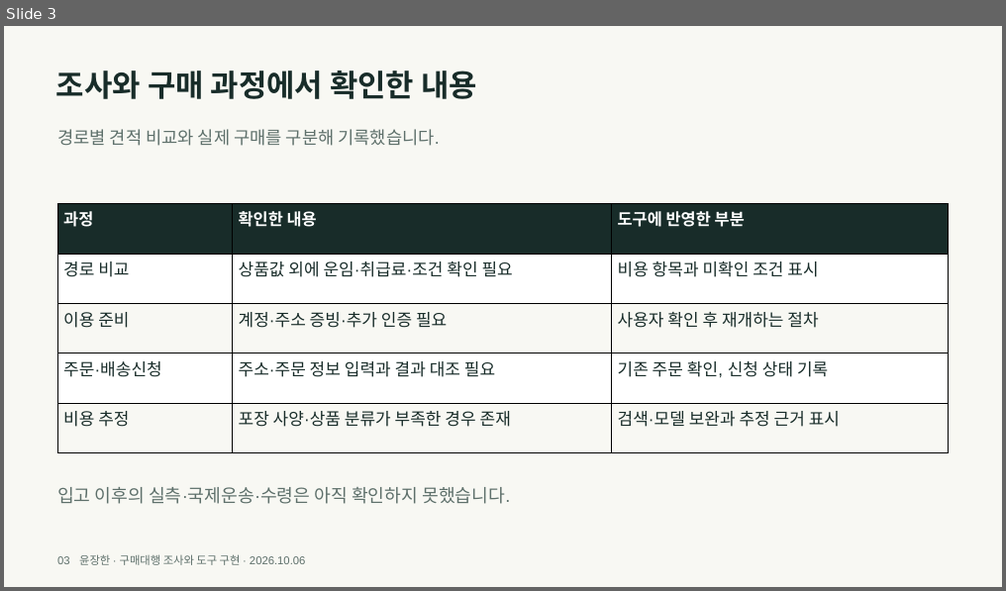
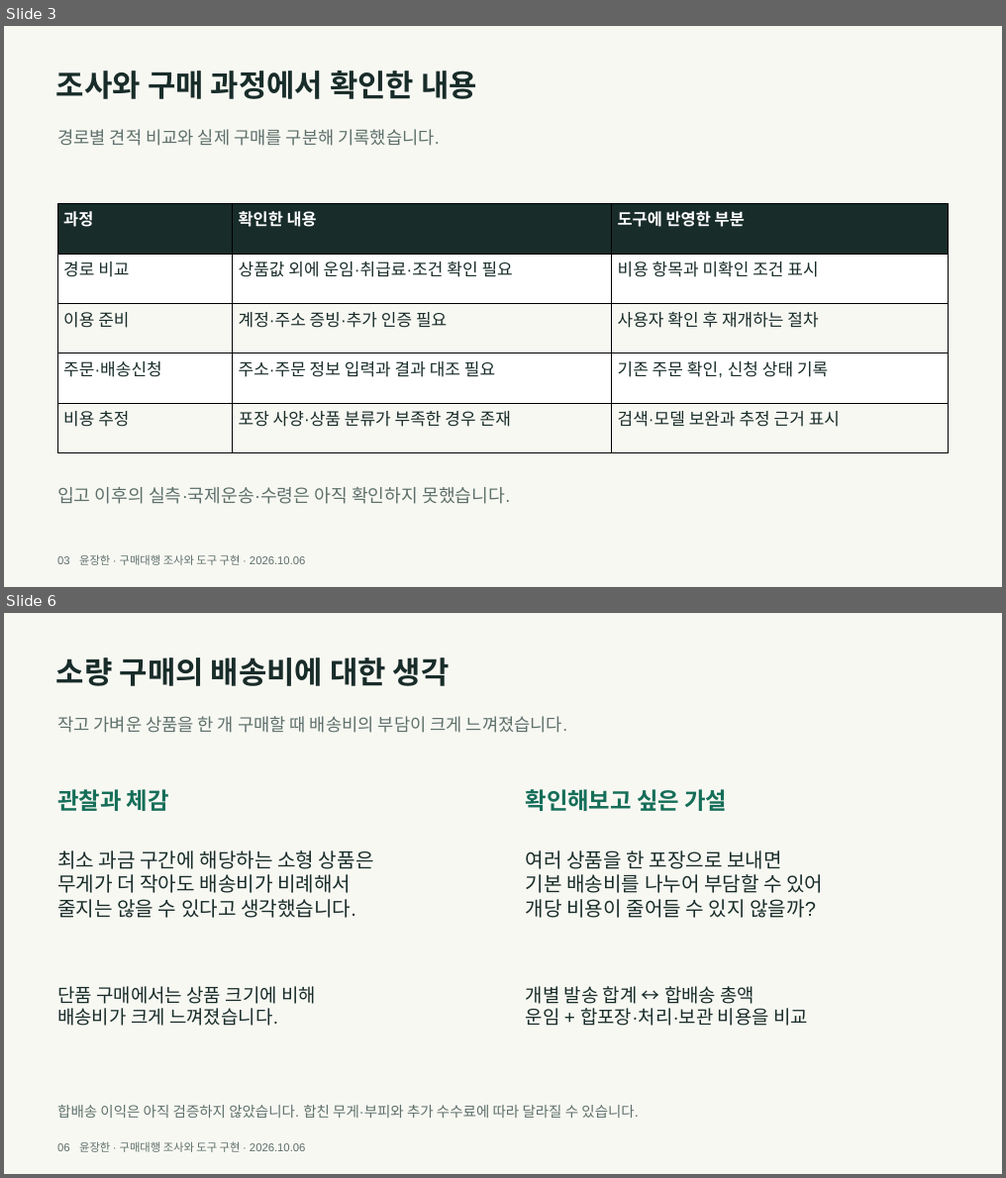
Before and after one commit to y00nZZang/crossborder-purchase-agent, a slide deck: portfolio/crossborder-portfolio.pptx. Shown one above the other, each under a label of ours: slide 3 before the commit, slides 3 and 6 after it; the slides between them are not shown. The pictures are 1006x591 and 1006x1178 pixels, drawn with LibreOffice and Linux fonts; fonts in the diff are those of the drawing. Boxes give left, top, right and bottom in pixels: in the first picture for what was removed or moved away, otherwise in the second. Text is boxed around its words. In the diff, an @@ line names an element or a change of style, - is before the commit and + after.

```diff
--- a/portfolio/crossborder-portfolio.pptx
+++ b/portfolio/crossborder-portfolio.pptx
@@ slide 6 added at bbox=[4, 613, 1002, 1174], background #F8F8F3 @@
@@ text added at bbox=[56, 658, 450, 686], 36.8 pt, text #182C29, bold @@
+소량 구매의 배송비에 대한 생각
@@ text added at bbox=[57, 716, 567, 733], 21 pt, text #5E706B @@
+작고 가벼운 상품을 한 개 구매할 때 배송비의 부담이 크게 느껴졌습니다.
@@ text added at bbox=[57, 789, 169, 811], 27.8 pt, text #156E58, bold @@
+관찰과 체감
@@ text added at bbox=[526, 789, 727, 811], 27.8 pt, text #156E58, bold @@
+확인해보고 싶은 가설
@@ text added at bbox=[57, 851, 374, 918], 24 pt, text #182C29 @@
+최소 과금 구간에 해당하는 소형 상품은
+무게가 더 작아도 배송비가 비례해서
+줄지는 않을 수 있다고 생각했습니다.
@@ text added at bbox=[526, 851, 823, 918], 24 pt, text #182C29 @@
+여러 상품을 한 포장으로 보내면
+기본 배송비를 나누어 부담할 수 있어
+개당 비용이 줄어들 수 있지 않을까?
@@ text added at bbox=[57, 986, 316, 1026], 22.5 pt, text #182C29 @@
+단품 구매에서는 상품 크기에 비해
+배송비가 크게 느껴졌습니다.
@@ text added at bbox=[526, 986, 808, 1026], 22.5 pt, text #182C29 @@
+개별 발송 합계 ↔ 합배송 총액
+운임 + 합포장·처리·보관 비용을 비교
@@ text added at bbox=[57, 1105, 639, 1118], 17.2 pt, text #5E706B @@
+합배송 이익은 아직 검증하지 않았습니다. 합친 무게·부피와 추가 수수료에 따라 달라질 수 있습니다.
@@ text added at bbox=[57, 1142, 305, 1153], 13.5 pt, text #5E706B @@
+06 윤장한 · 구매대행 조사와 도구 구현 · 2026.10.06
```
Also in this commit, not shown: 9 slides changed, 2 other slides added, 5 other files.
